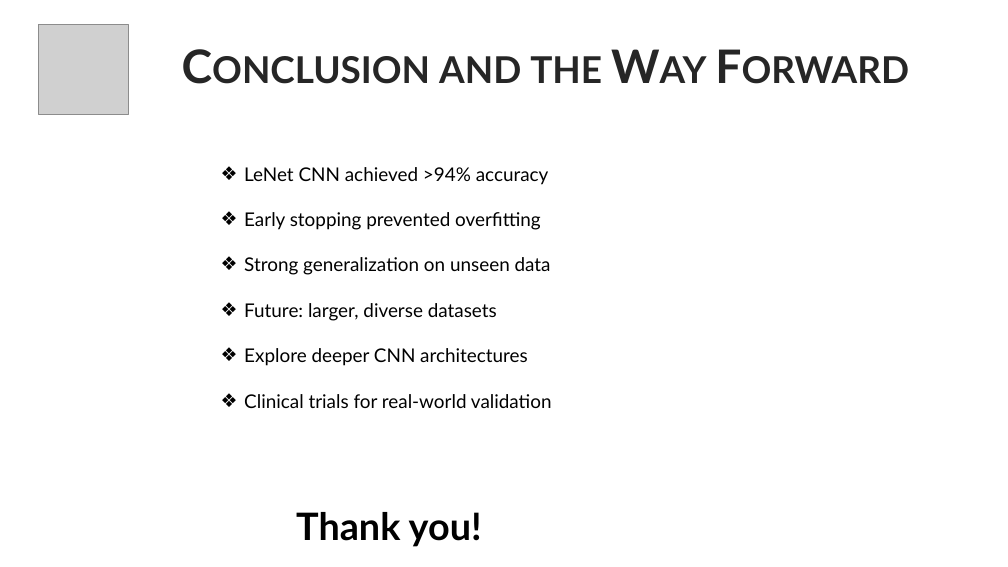
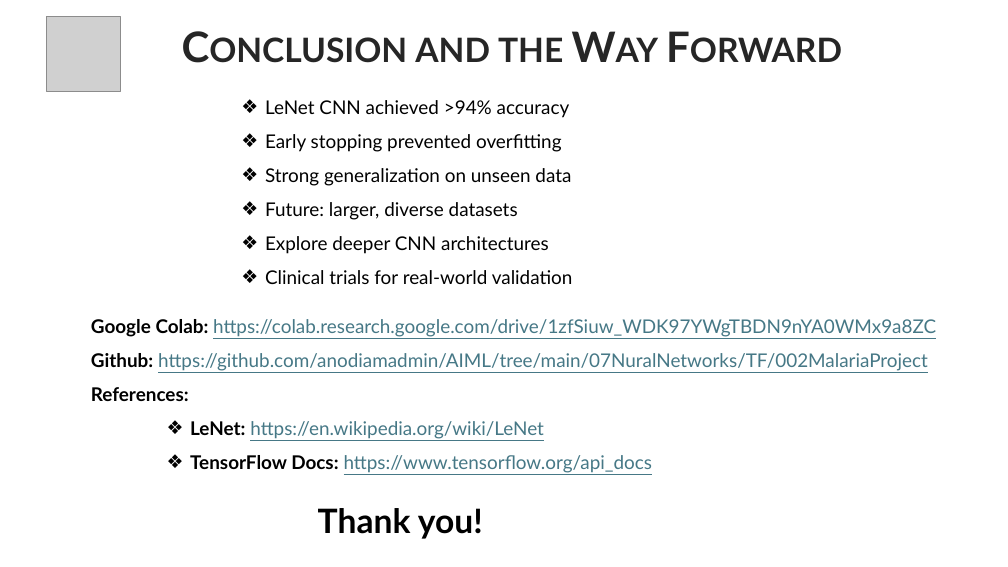
Before and after one commit to anodiamadmin/AIML, a slide deck: slide 8 of 07NuralNetworks/TF/002MalariaProject/ProjectReport/slides.pptx. Drawn at 1008x567 pixels with LibreOffice and Linux fonts; fonts in the diff are those of the drawing; grey boxes stand for pictures. Boxes give left, top, right and bottom in pixels: in the first picture for what was removed or moved away, otherwise in the second. Text is boxed around its words. In the diff, an @@ line names an element or a change of style, - is before the commit and + after.

```diff
--- a/07NuralNetworks/TF/002MalariaProject/ProjectReport/slides.pptx
+++ b/07NuralNetworks/TF/002MalariaProject/ProjectReport/slides.pptx
@@ picture: place and size @@
-picture at [39, 24, 129, 114]
+picture at [46, 17, 120, 91]
@@ text "Conclusion and the Way Forward": place and size @@
-text "Conclusion and the Way Forward" at [439, 56, 602, 83]
+text "Conclusion and the Way Forward" at [415, 37, 563, 62]
@@ text "Conclusion and the Way Forward" at [415, 37, 563, 62]: size 44 to 40 pt @@
@@ text "LeNet CNN achieved >94% accuracy": place and size @@
-text "LeNet CNN achieved >94% accuracy" at [244, 167, 552, 547]
+text "LeNet CNN achieved >94% accuracy" at [265, 100, 573, 284]
@@ text "LeNet CNN achieved >94% accuracy" at [265, 100, 573, 284]: line spacing 2 to 1.5 @@
@@ text added at [91, 319, 936, 539], 18 pt, text #467886, underline @@
+Google Colab: https://colab.research.google.com/drive/1zfSiuw_WDK97YWgTBDN9nYA0WMx9a8ZC
+Github: https://github.com/anodiamadmin/AIML/tree/main/07NuralNetworks/TF/002MalariaProject
+References:
+    ❖ LeNet: https://en.wikipedia.org/wiki/LeNet
+    ❖ TensorFlow Docs: https://www.tensorflow.org/api_docs
+Thank you!
@@ text at [296, 512, 482, 547]: paragraph removed @@
-Thank you!
```
Also in this commit, not shown: 1 other slide changed, 2 other files.
